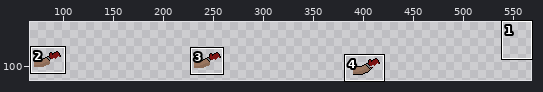
Edited in one commit: sprite sheet (Assets/back_arm.png). The picture above shows the old version from afar; the outline marks the close-up.
Close-up. Earlier state:
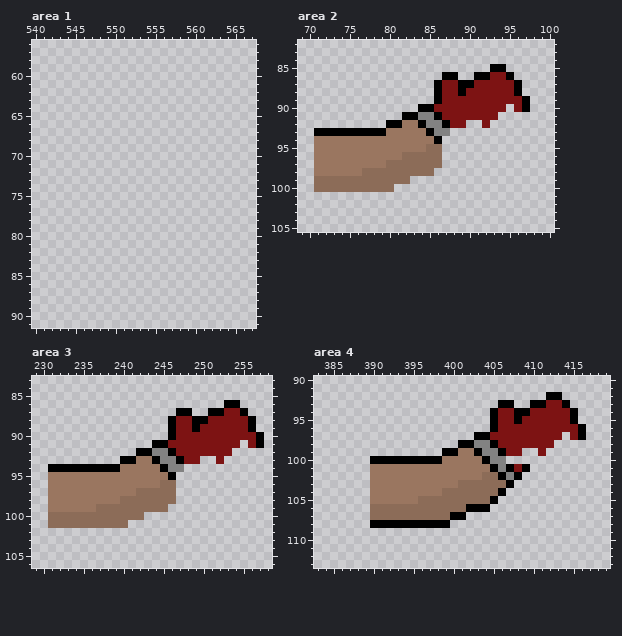
The file is 192x48 pixels. Shown: area 1: x 540..567, y 56..91; area 2: x 69..100, y 82..105; area 3: x 229..258, y 83..106; area 4: x 383..419, y 90..113. The old version is drawn lined up with the new one. The wide view leaves out empty margins.
Now the later version:
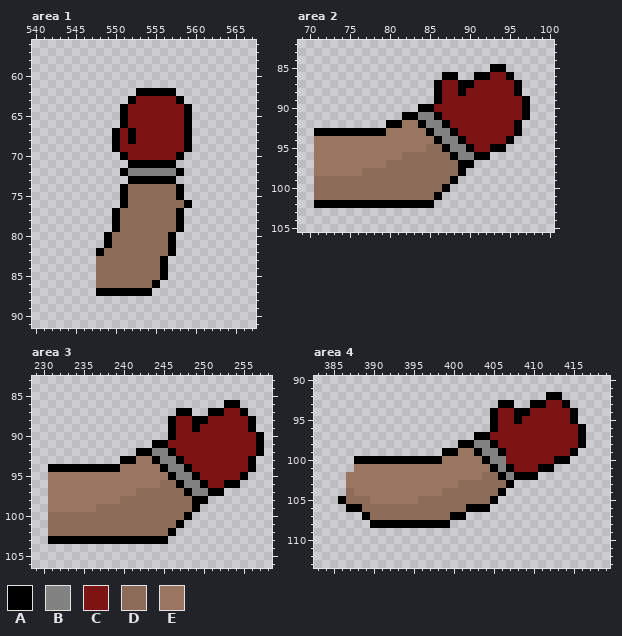
Palette (. is transparent): A #000000  B #828282  C #7d1313  D #8c6c58  E #9a7660
Edits made:
canvas 192x48 -> 640x180; drawings rearranged on the sheet (the old picture shows each at its new place; 2 dropped ones are not shown)
Area 1:
y 62: x 553..557 ..... -> AAAAA
y 63: x 552..558 ....... -> ACCCCCA
y 64..66: x 551..559 ......... -> ACCCCCCCA
y 67..68: x 550..559 .......... -> ACACCCCCCA
y 69: x 550..559 .......... -> ACCCCCCCCA
y 70: x 551..558 ........ -> ACCCCCCA
y 71: x 552..557 ...... -> AAAAAA
y 72: x 551..558 ........ -> ABBBBBBA
y 73: x 552..557 ...... -> AAAAAA
y 74..75: x 551..558 ........ -> ADDDDDDA
y 76: x 551..559 ......... -> ADDDDDDDA
y 77..79: x 550..558 ......... -> ADDDDDDDA
y 80..81: x 549..557 ......... -> ADDDDDDDA
y 82: x 548..557 .......... -> ADDDDDDDDA
y 83..85: x 548..556 ......... -> DDDDDDDDA
y 86: x 548..555 ........ -> DDDDDDDA
y 87: x 548..554 ....... -> AAAAAAA
Area 2:
y 90: x 95 . -> C
y 91: x 94..97 .... -> CCCA
y 92: x 90..91 .. -> CC; x 93..96 .... -> CCCA
y 93: x 88..96 ......... -> ACCCCCCCA
y 94: x 87..95 ......... -> BBACCCCCA
y 95: x 87..94 ........ -> ABBACCAA
y 96: x 87..92 ...... -> DABBAA
y 97: x 87..90 .... -> DDAA
y 98: x 86..89 .... -> DDDA
y 99: x 83..88 ...... -> DDDDDA
y 100: x 81..87 ....... -> DDDDDDA
y 101: x 71..86 ................ -> DDDDDDDDDDDDDDDA
y 102: x 71..85 ............... -> AAAAAAAAAAAAAAA
Area 3:
y 91: x 255 . -> C
y 92: x 254..257 .... -> CCCA
y 93: x 250..251 .. -> CC; x 253..256 .... -> CCCA
y 94: x 248..256 ......... -> ACCCCCCCA
y 95: x 247..255 ......... -> BBACCCCCA
y 96: x 247..254 ........ -> ABBACCAA
y 97: x 247..252 ...... -> DABBAA
y 98: x 247..250 .... -> DDAA
y 99: x 246..249 .... -> DDDA
y 100: x 243..248 ...... -> DDDDDA
y 101: x 241..247 ....... -> DDDDDDA
y 102: x 231..246 ................ -> DDDDDDDDDDDDDDDA
y 103: x 231..245 ............... -> AAAAAAAAAAAAAAA
Area 4:
y 97: x 414 . -> C
y 98: x 413..416 .... -> CCCA
y 99: x 409..410 .. -> CC; x 412..415 .... -> CCCA
y 100: x 388..389 .. -> AA; x 407..414 ........ -> CCCCCCAA
y 101: x 388..389 .. -> EE; x 409..412 A... -> CCAA
y 102: x 387..389 ... -> EEE; x 409..410 .. -> AA
y 103: x 387..389 ... -> EEE
y 104: x 387..389 ... -> DEE
y 105: x 386..389 .... -> ADDD
y 106: x 387..389 ... -> AAD
y 107: x 389 . -> A
Pixel boxes of the changes (left, top, right, bottom) in both close-ups:
added: (96, 88, 192, 296)
added: (314, 104, 530, 208)
added: (48, 440, 264, 544)
changed: (506, 432, 586, 480)
added: (338, 456, 370, 520)
